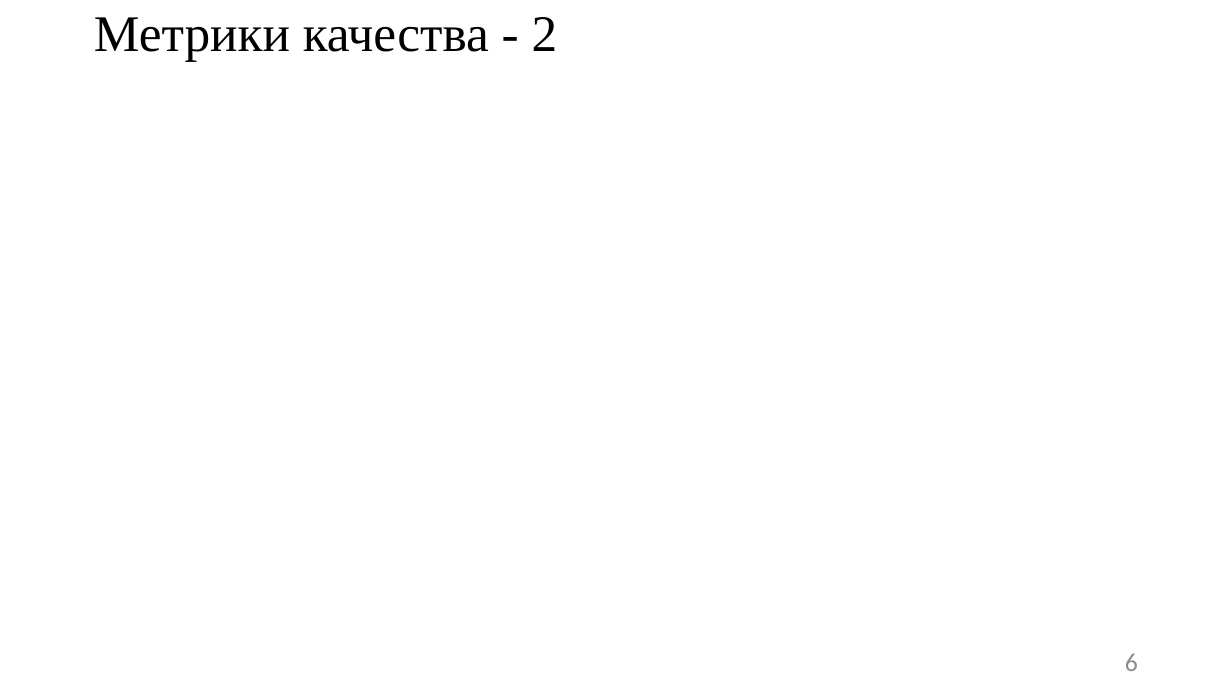
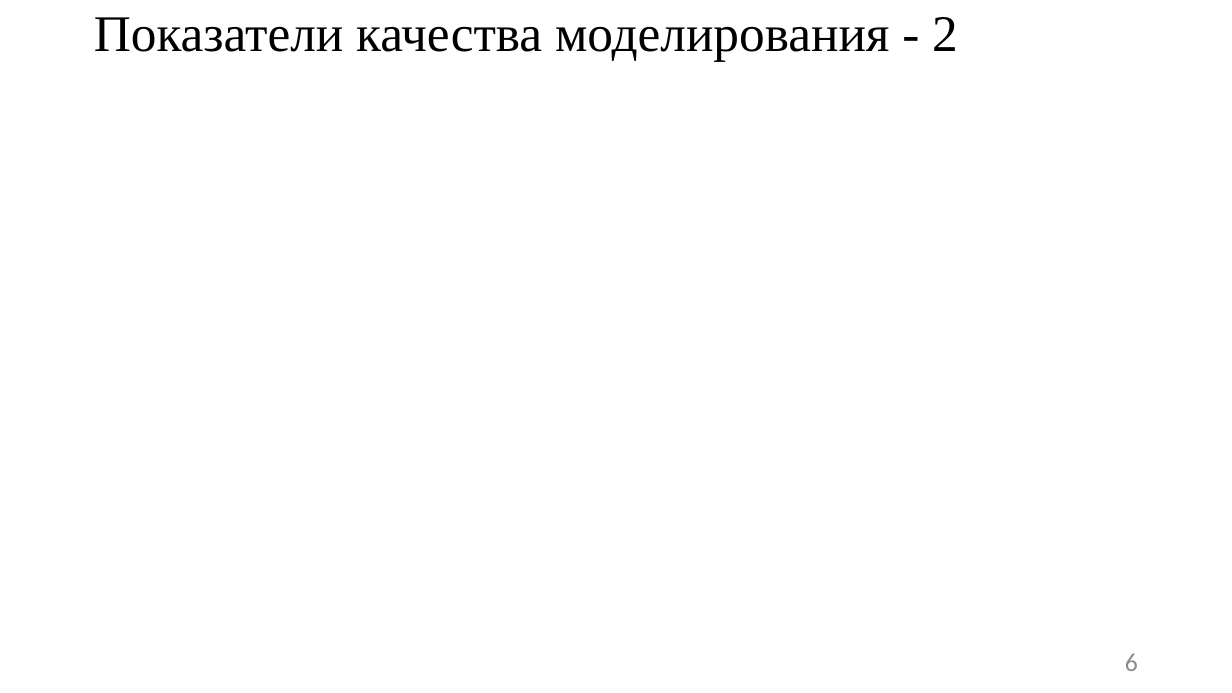
Before and after one commit to JacKira/MastersDegree, a slide deck: slide 6 of Отчет_4_сем/Презентация Фейзуллин 201.pptx. Drawn at 1232x693 pixels with LibreOffice and Linux fonts; fonts in the diff are those of the drawing; grey boxes stand for pictures. Boxes give left, top, right and bottom in pixels: in the first picture for what was removed or moved away, otherwise in the second. Text is boxed around its words. In the diff, an @@ line names an element or a change of style, - is before the commit and + after.

```diff
--- a/Отчет_4_сем/Презентация Фейзуллин 201.pptx
+++ b/Отчет_4_сем/Презентация Фейзуллин 201.pptx
@@ title at bbox=[94, 17, 958, 62]: text changed @@
-Метрики качества - 2
+Показатели качества моделирования - 2
```
Also in this commit, not shown: 4 other slides changed, 3 slides added, 1 slide removed, 3 other files.
